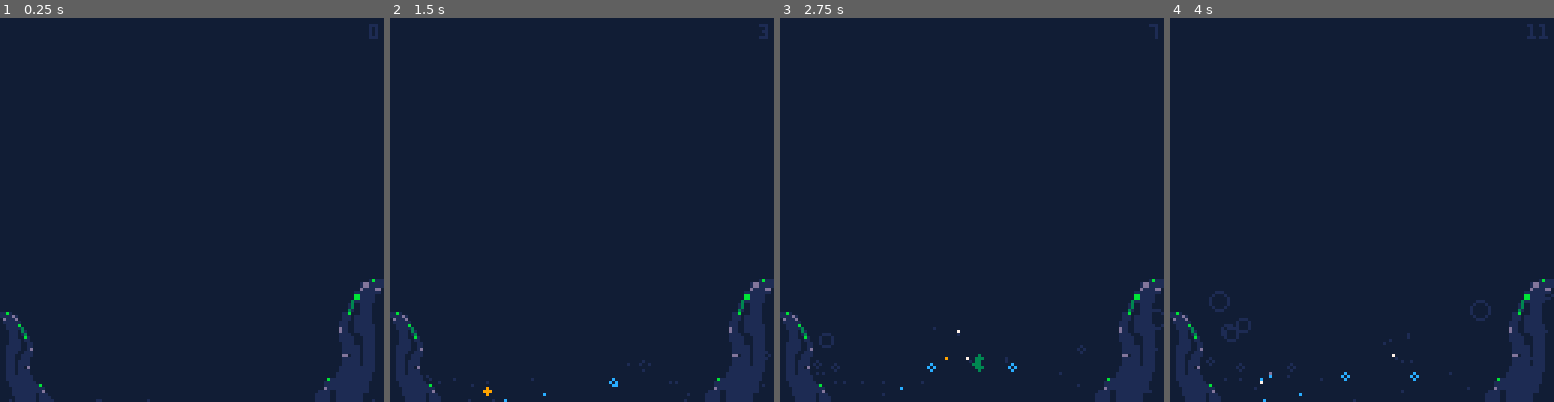
Above: before the commit, frames 1-4 (left to right).
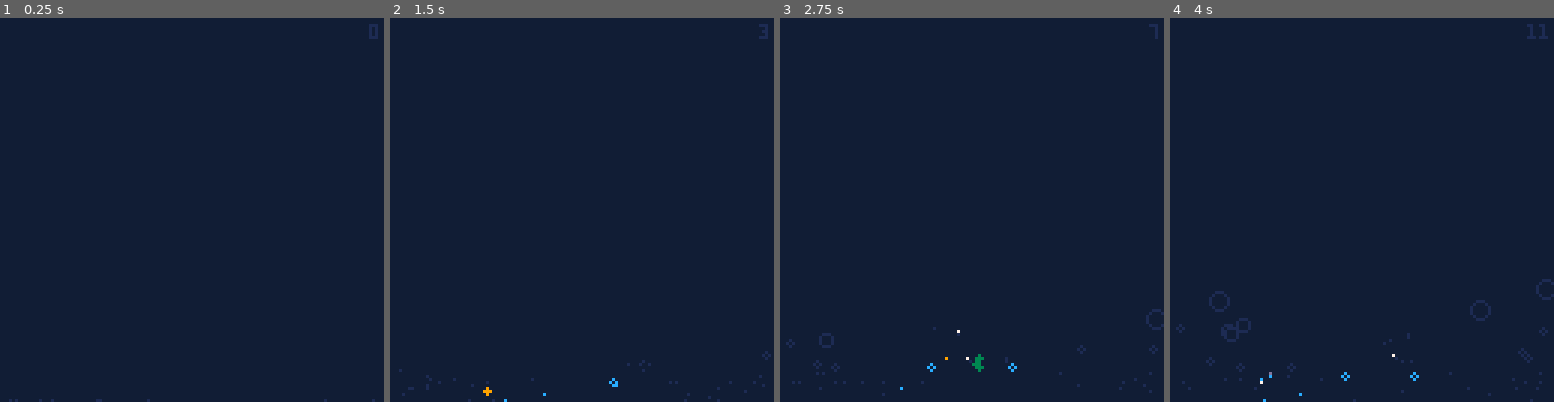
Above: after the commit, the same moments.

Repository: beardedsakimonkey/bubble_pop.p8
Game: PICO-8 cartridge bubble_pop.p8
Same seed, same stepped clock (60 frames per second), same inputs: the game is played once before the commit and once after it.
Inputs:
- Up to frame 1 (0.25 s): no input
- Up to frame 2 (1.5 s): tap X (X key) at 0.33, 1.07 s; tap O (Z key) at 0.7 s
- Up to frame 3 (2.75 s): tap O (Z key) at 1.7, 2.1, 2.5 s; tap X (X key) at 1.85 s
- Up to frame 4 (4 s): tap O (Z key) at 2.9, 3.3, 3.7 s; tap X (X key) at 2.97 s

The runs differ from the first frame. In frame 1, 3.8% of the frame differs, in the area x 0-100%, y 67-100%; in frame 2, 3.8%; in frame 3, 3.7%; in frame 4, 3.7%.

Commit message:
no plants

Diff:
--- a/bubble_pop.lua
+++ b/bubble_pop.lua
@@ -235,18 +235,11 @@
 	f+=1
 end
 
-function draw_plants()
-	local w, h, scale = 25, 30, 1.4
-	sspr(8, 0, w, h, 94, 128-flr(h*scale), w*scale, h*scale, true)
-	sspr(8, 0, w, h, 0, 128-h, w, h)
-end
-
 function _draw()
 	pal(BG, 129, 1)
 	cls(BG)
 	draw_bubbles()
 	draw_particles()
-	draw_plants()
 	print(popped, 127-(#tostring(popped)*4), 2, DarkBlue)
 	cursor(0, 0, 9); for msg in all(dbg_msgs) do print(msg) end
 end
Not shown, changed: 107 lines of the sprite sheet (__gfx__) section of bubble_pop.p8
